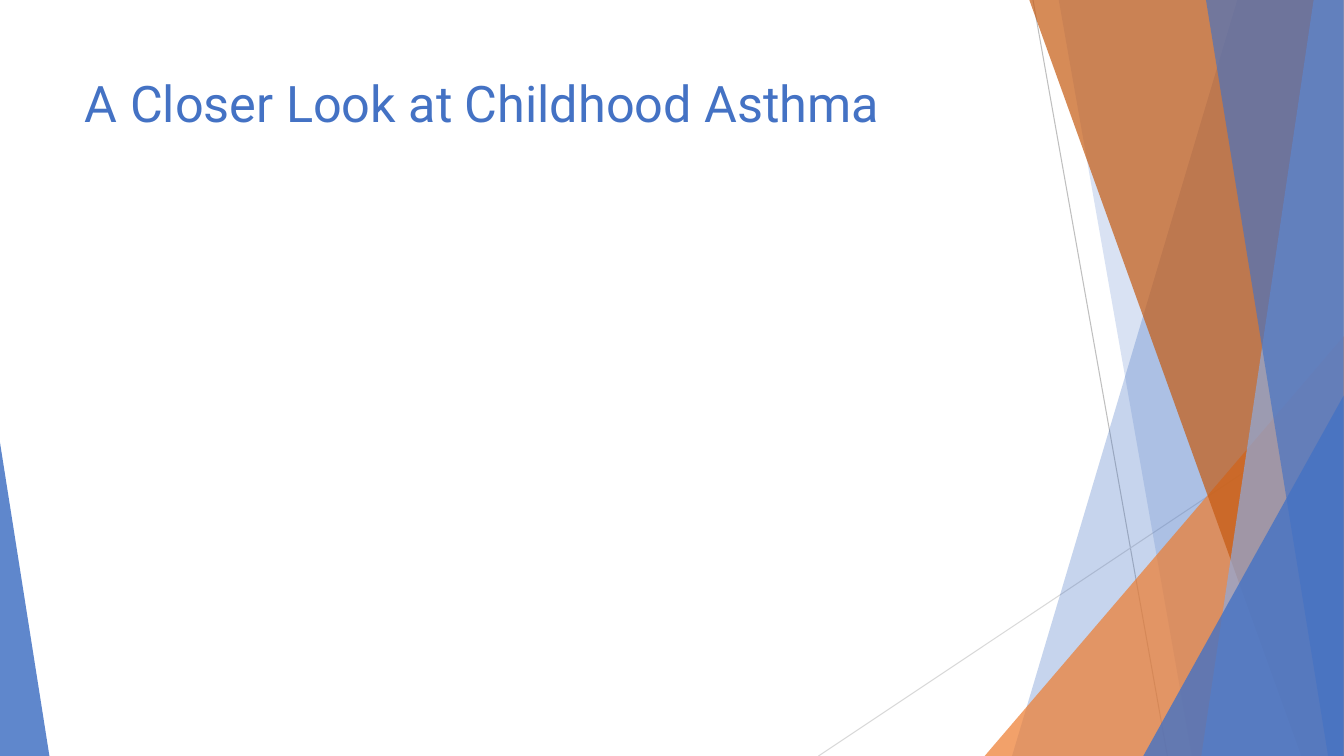
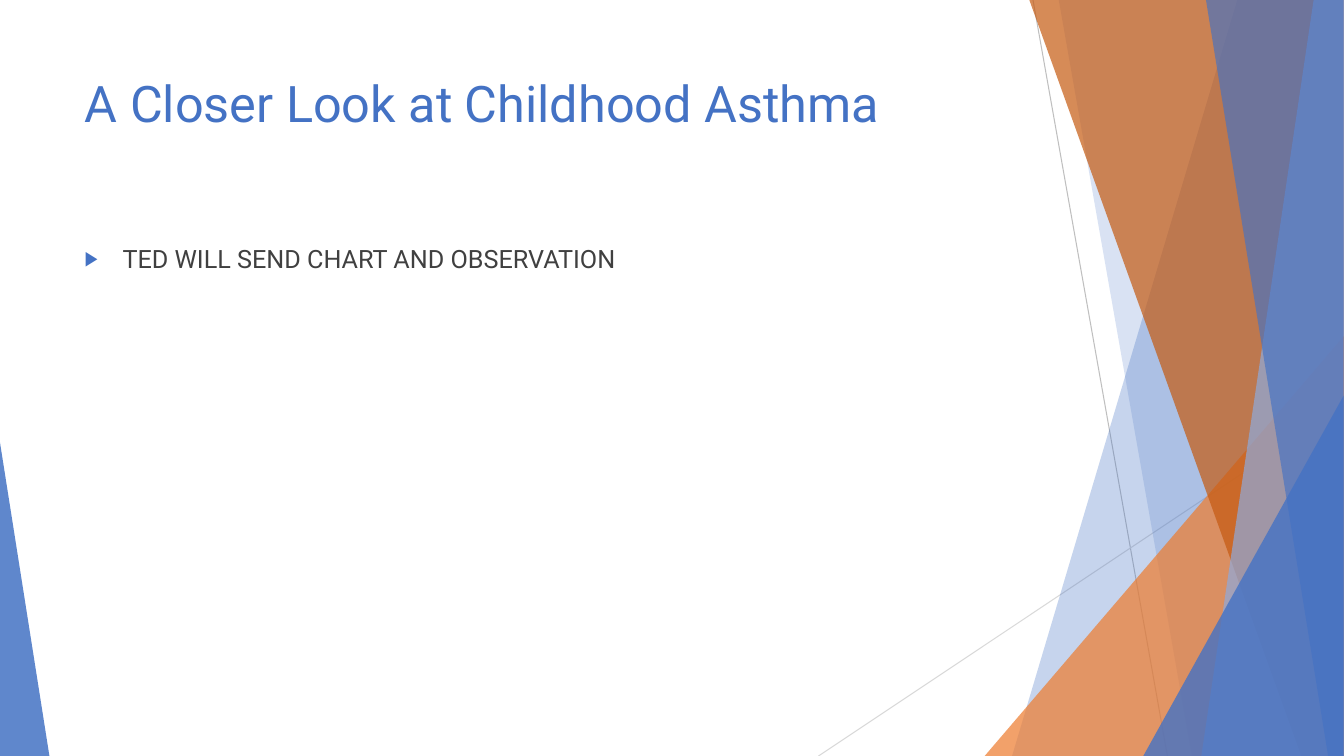
Before and after one commit to ghteds/healthproject, a slide deck: slide 6 of AdditionalResources/Air Quality and Asthma.pptx (slide 7 before the commit). Drawn at 1344x756 pixels with LibreOffice and Linux fonts; fonts in the diff are those of the drawing. Boxes give left, top, right and bottom in pixels: in the first picture for what was removed or moved away, otherwise in the second. Text is boxed around its words. In the diff, an @@ line names an element or a change of style, - is before the commit and + after.

```diff
--- a/AdditionalResources/Air Quality and Asthma.pptx
+++ b/AdditionalResources/Air Quality and Asthma.pptx
@@ text added at box(123, 250, 616, 269), 18 pt, text #404040 @@
+▶ TED WILL SEND CHART AND OBSERVATION
```
Also in this commit, not shown: 8 other slides changed, 4 slides added, 4 slides removed.
